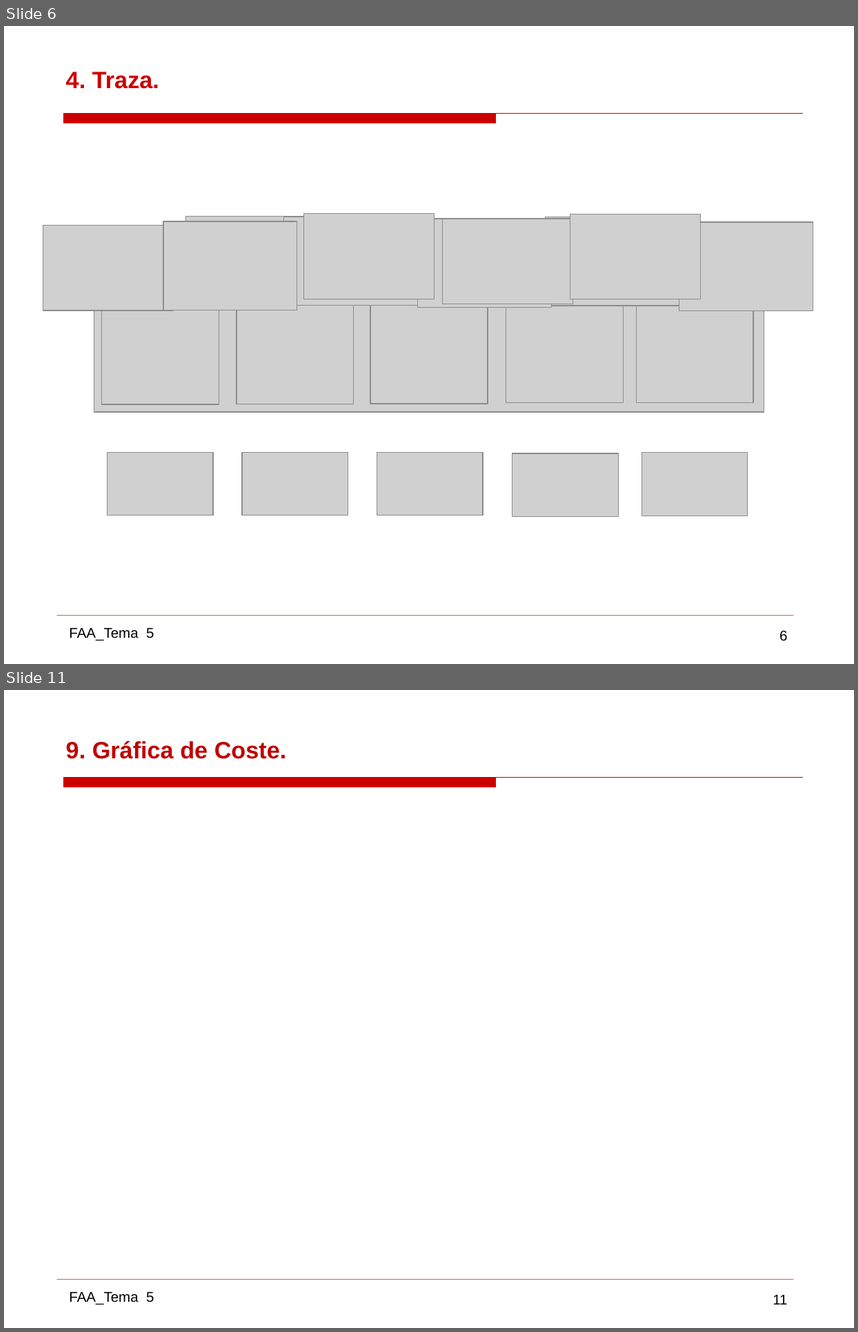
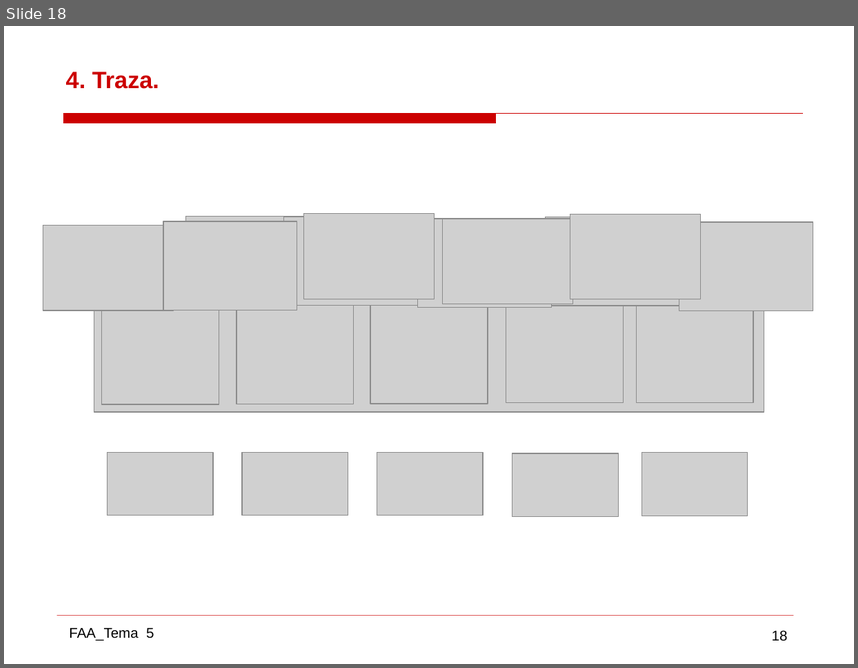
Before and after one commit to gabrielpr96/ETSIcode, a slide deck: FAA/Practica 2 AAD/AAD_11.pptx. Shown one above the other, each under a label of ours: slides 6 and 11 before the commit, slide 18 after it; the slides between them are not shown. The pictures are 858x1332 and 858x668 pixels, drawn with LibreOffice and Linux fonts; fonts in the diff are those of the drawing; grey boxes stand for pictures; background and template pictures are left out. Boxes give left, top, right and bottom in pixels: in the first picture for what was removed or moved away, otherwise in the second. Text is boxed around its words. In the diff, an @@ line names an element or a change of style, - is before the commit and + after.

```diff
--- a/FAA/Practica 2 AAD/AAD_11.pptx
+++ b/FAA/Practica 2 AAD/AAD_11.pptx
@@ slide 11 removed at box(4, 690, 854, 1328), background #FFFFFF; not listed: 4 template elements that a slide beside it also shows @@
@@ title removed at box(66, 741, 287, 759) @@
-9. Gráfica de Coste.
@@ what was slide 6 is now slide 18 @@
@@ page number at box(772, 630, 788, 641): text changed @@
-6
+18
```
Also in this commit, not shown: 5 slides changed, 31 slides added, 5 other slides removed, 18 other files.
